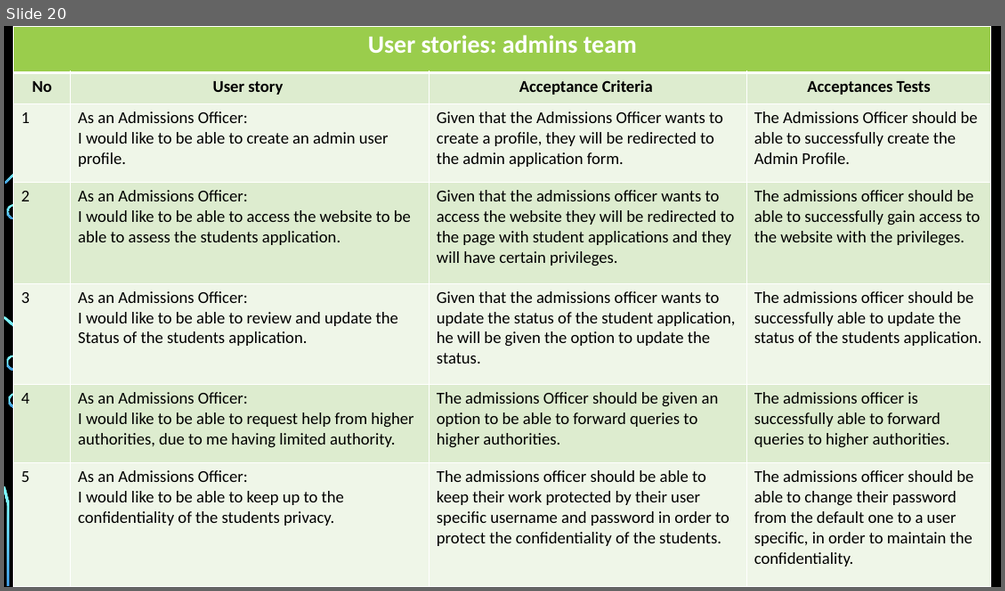
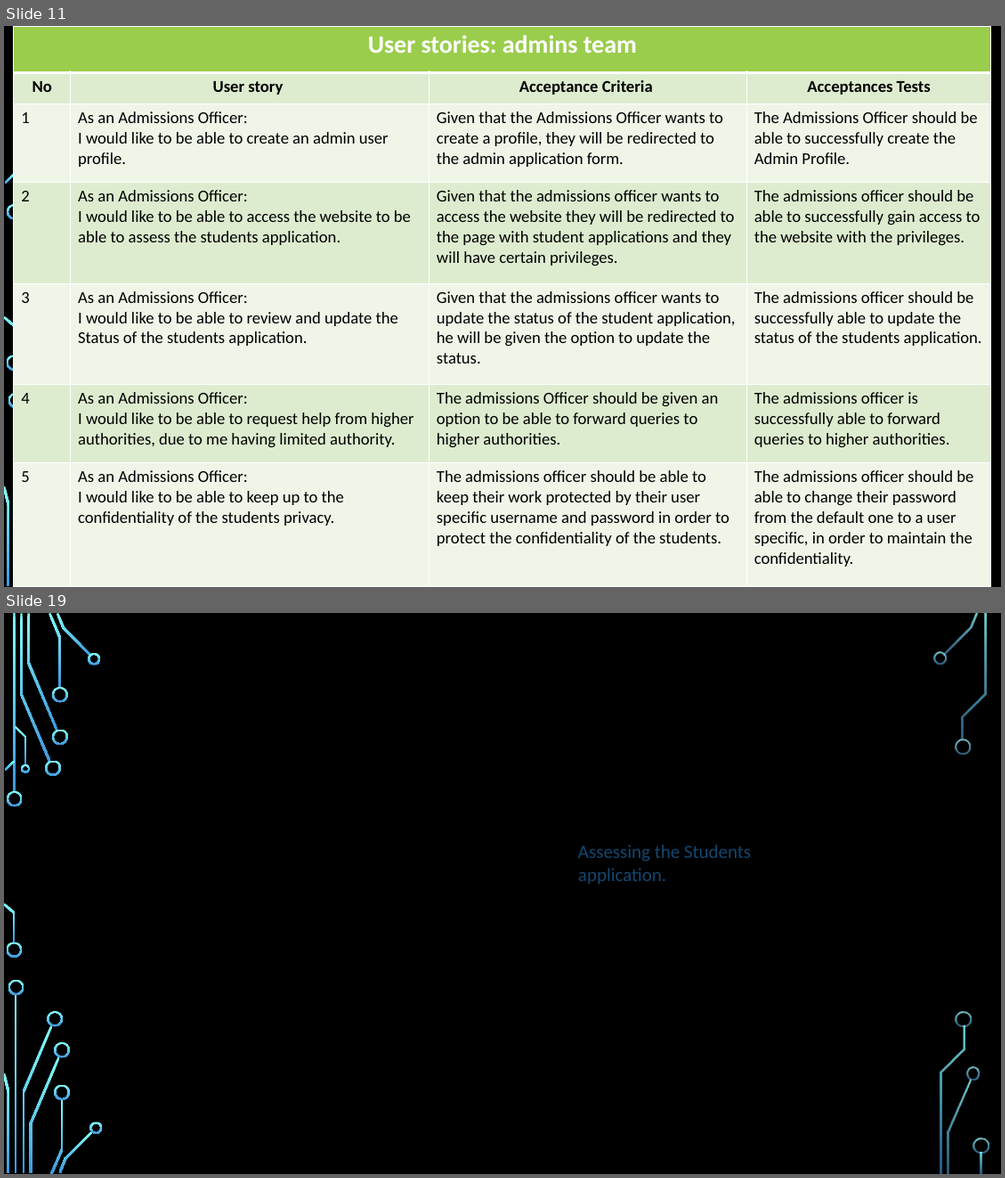
Before and after one commit to RahulPurbhoo/Capstone-Project, a slide deck: Capstone _Project.pptx. Shown one above the other, each under a label of ours: slide 20 before the commit, slides 11 and 19 after it; the slides between them are not shown. The pictures are 1005x591 and 1005x1178 pixels, drawn with LibreOffice and Linux fonts; fonts in the diff are those of the drawing; background and template pictures are left out. Boxes give left, top, right and bottom in pixels: in the first picture for what was removed or moved away, otherwise in the second. Text is boxed around its words. In the diff, an @@ line names an element or a change of style, - is before the commit and + after.

```diff
--- a/Capstone _Project.pptx
+++ b/Capstone _Project.pptx
@@ slide 19 added at (4, 613, 1001, 1174), background picture (left out); not listed: 36 template elements that a slide beside it also shows @@
@@ text added at (578, 844, 751, 884), 18 pt, text #134770 @@
+Assessing the Students application.
@@ what was slide 20 is now slide 11 @@
```
Also in this commit, not shown: 4 slides changed, 10 other slides added, 11 slides removed, 1 other file.
